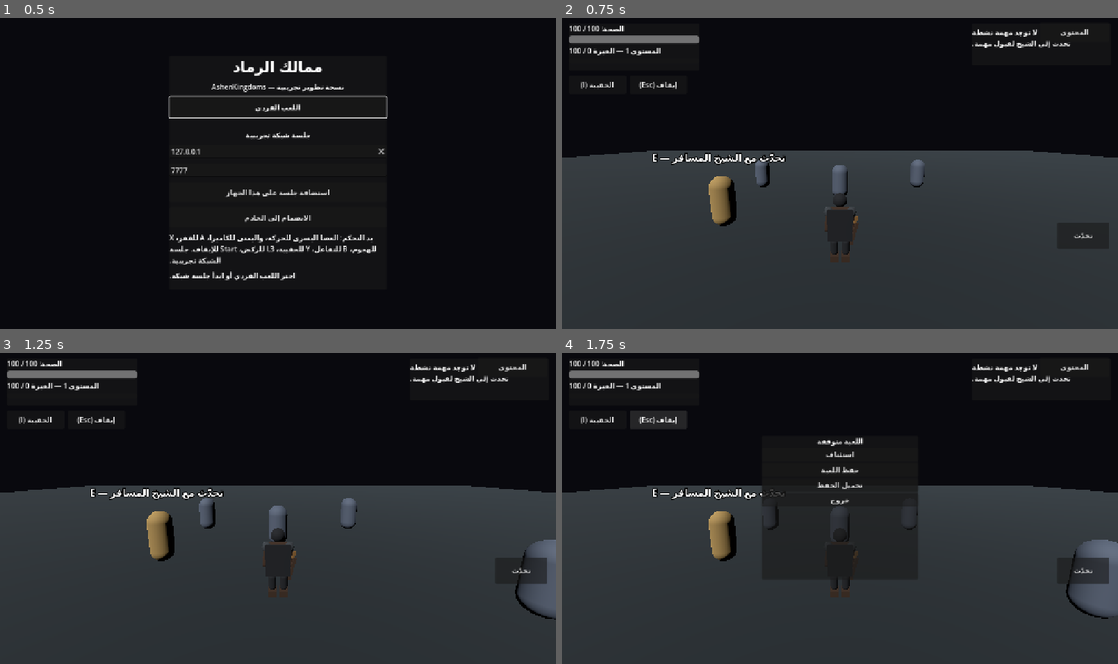
Above: before the commit, frames 1-4 (two rows, left to right).
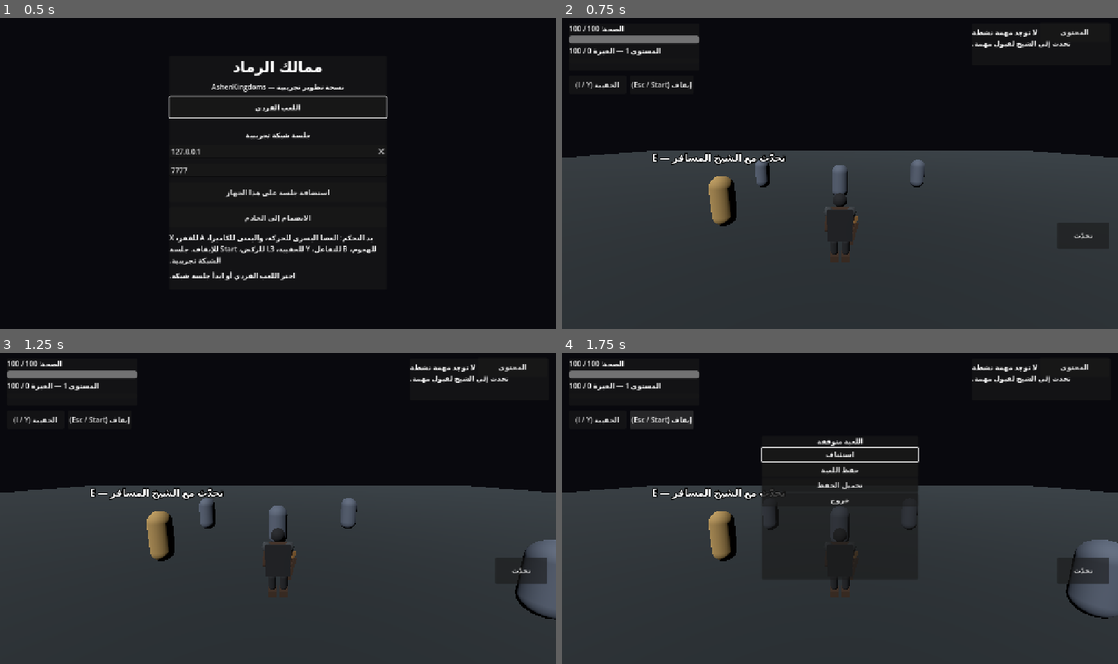
Above: after the commit, the same moments.

Repository: areagleegy/AshenKingdoms
Game: Godot game, scene res://scenes/ui/MainMenu.tscn
The game is run twice, just before and just after one commit, with the same random seed, the same clock (stepped at 60 frames per second) and the same inputs.
Inputs:
- Up to frame 1 (0.5 s): no input
- Up to frame 2 (0.75 s): click "اللعب الفردي" at 0.5 s
- Up to frame 3 (1.25 s): no input
- Up to frame 4 (1.75 s): click "إيقاف (Esc)" (after the commit: "إيقاف (Esc / Start)") at 1.25 s

Frame 1 is identical in both runs. In frame 2, 0.2% of the frame differs, in the area x 2-24%, y 20-23%; in frame 3, 0.2%; in frame 4, 0.5%, in the area x 2-65%, y 18-36%.

Commit message:
Add controller focus management to HUD overlays

Diff:
--- a/scripts/ui/hud.gd
+++ b/scripts/ui/hud.gd
@@ -17,7 +17,9 @@
 var _root: Control
 var _inventory_panel: PanelContainer
 var _inventory_list: VBoxContainer
+var _inventory_close_button: Button
 var _pause_panel: PanelContainer
+var _resume_button: Button
 
 
 func _ready() -> void:
@@ -92,14 +94,14 @@
 	quest_panel.add_child(_quest_label)
 
 	var inventory_button := Button.new()
-	inventory_button.text = "الحقيبة (I)"
+	inventory_button.text = "الحقيبة (I / Y)"
 	inventory_button.position = Vector2(16, 136)
 	inventory_button.custom_minimum_size = Vector2(132, 42)
 	inventory_button.pressed.connect(toggle_inventory)
 	_root.add_child(inventory_button)
 
 	var pause_button := Button.new()
-	pause_button.text = "إيقاف (Esc)"
+	pause_button.text = "إيقاف (Esc / Start)"
 	pause_button.position = Vector2(156, 136)
 	pause_button.custom_minimum_size = Vector2(132, 42)
 	pause_button.pressed.connect(toggle_pause)
@@ -129,12 +131,12 @@
 	_inventory_list = VBoxContainer.new()
 	box.add_child(_inventory_list)
 
-	var close_button := Button.new()
-	close_button.text = "إغلاق"
-	close_button.pressed.connect(func() -> void:
+	_inventory_close_button = Button.new()
+	_inventory_close_button.text = "إغلاق"
+	_inventory_close_button.pressed.connect(func() -> void:
 		_set_inventory_visible(false)
 	)
-	box.add_child(close_button)
+	box.add_child(_inventory_close_button)
 
 
 func _build_pause_panel() -> void:
@@ -148,12 +150,12 @@
 	title_label.horizontal_alignment = HORIZONTAL_ALIGNMENT_CENTER
 	box.add_child(title_label)
 
-	var resume_button := Button.new()
-	resume_button.text = "استئناف"
-	resume_button.pressed.connect(func() -> void:
+	_resume_button = Button.new()
+	_resume_button.text = "استئناف"
+	_resume_button.pressed.connect(func() -> void:
 		_set_paused(false)
 	)
-	box.add_child(resume_button)
+	box.add_child(_resume_button)
 
 	var save_button := Button.new()
 	save_button.text = "حفظ اللعبة"
@@ -276,19 +278,52 @@
 	_pause_panel.visible = value
 	if value:
 		_inventory_panel.visible = false
+		call_deferred("_focus_resume_button")
+	else:
+		_clear_overlay_focus()
 	get_tree().paused = value
 	_set_mouse_for_ui(value)
 
 
 func _set_inventory_visible(value: bool) -> void:
 	_inventory_panel.visible = value
+	if value:
+		call_deferred("_focus_inventory_default")
+	else:
+		_clear_overlay_focus()
 	get_tree().paused = value
 	_set_mouse_for_ui(value)
+
+
+func _focus_resume_button() -> void:
+	if _pause_panel.visible and is_instance_valid(_resume_button):
+		_resume_button.grab_focus()
+
+
+func _focus_inventory_default() -> void:
+	if not _inventory_panel.visible:
+		return
+	if _inventory_list != null:
+		for child in _inventory_list.get_children():
+			if child is Button:
+				(child as Button).grab_focus()
+				return
+	if is_instance_valid(_inventory_close_button):
+		_inventory_close_button.grab_focus()
+
+
+func _clear_overlay_focus() -> void:
+	var focused := get_viewport().gui_get_focus_owner()
+	if focused == null:
+		return
+	if _pause_panel.is_ancestor_of(focused) or _inventory_panel.is_ancestor_of(focused):
+		focused.release_focus()
 
 
 func close_overlays() -> void:
 	_pause_panel.visible = false
 	_inventory_panel.visible = false
+	_clear_overlay_focus()
 	get_tree().paused = false
 	_set_mouse_for_ui(false)
 
